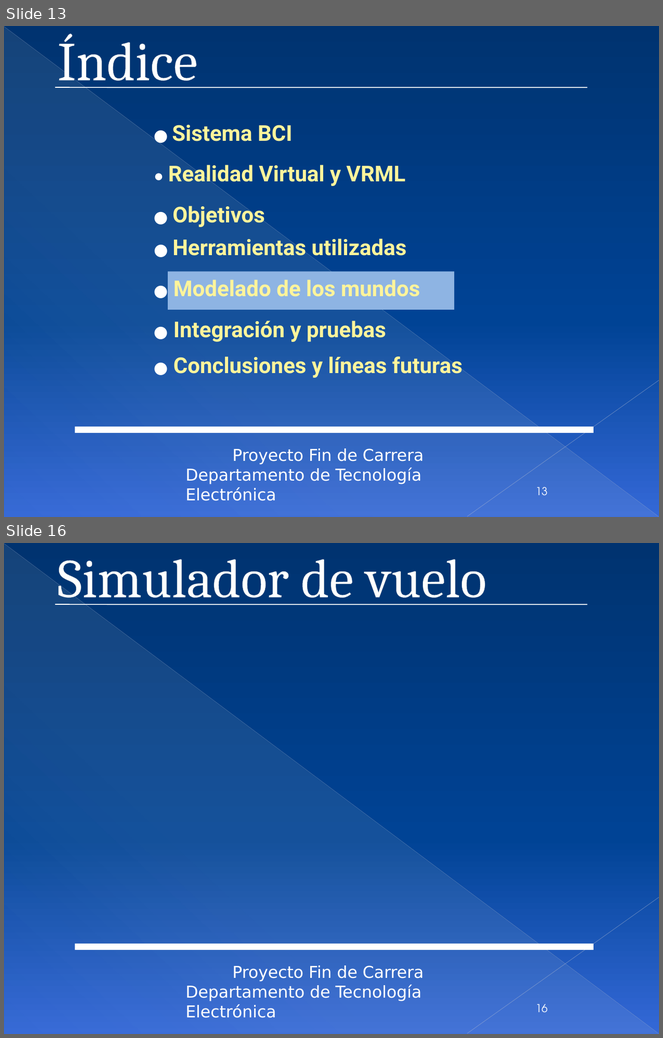
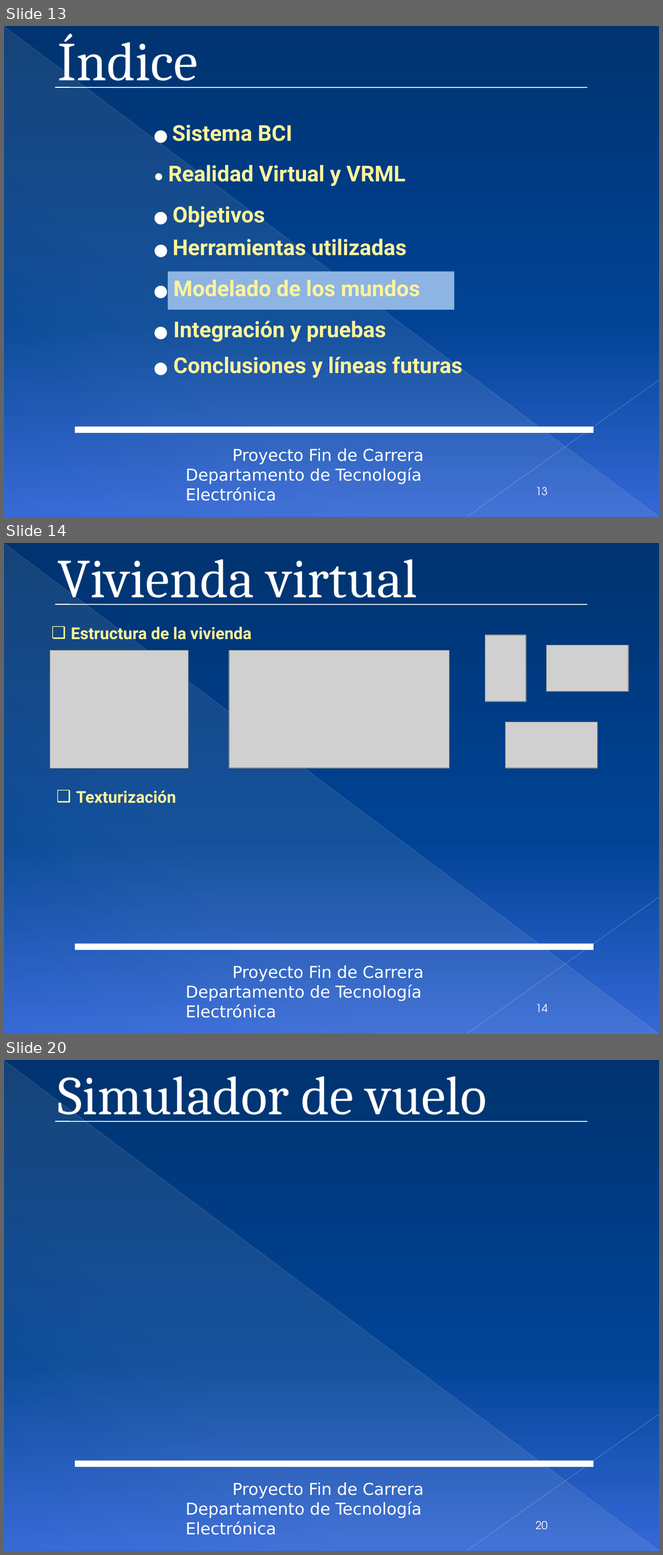
Before and after one commit to mjromper/test, a slide deck: DOCUMENTACION/presentacion/presentacionPFC27.pptx. Shown one above the other, each under a label of ours: slides 13 and 16 before the commit, slides 13, 14 and 20 after it; the slides between them are not shown. The pictures are 663x1038 and 663x1555 pixels, drawn with LibreOffice and Linux fonts; fonts in the diff are those of the drawing; grey boxes stand for pictures; background and template pictures are left out. Boxes give left, top, right and bottom in pixels: in the first picture for what was removed or moved away, otherwise in the second. Text is boxed around its words. In the diff, an @@ line names an element or a change of style, - is before the commit and + after.

```diff
--- a/DOCUMENTACION/presentacion/presentacionPFC27.pptx
+++ b/DOCUMENTACION/presentacion/presentacionPFC27.pptx
@@ slide 14 added at <box>4,543,659,1034</box>, background gradient #003371 to #004396 to #3566D7; not listed: 5 template elements that a slide beside it also shows @@
@@ title added at <box>58,559,417,609</box>, 60.3 pt, text #FFFFFF @@
+Vivienda virtual
@@ line added from (55, 604) to (588, 604), #FFFFFF 1 pt @@
@@ text added at <box>71,627,252,642</box>, 18 pt, text #FDF49B, bold @@
+❑ Estructura de la vivienda
@@ picture added at <box>485,636,526,702</box> @@
@@ picture added at <box>50,651,188,768</box> @@
@@ picture added at <box>229,651,450,768</box> @@
@@ picture added at <box>546,645,629,691</box> @@
@@ picture added at <box>506,722,598,768</box> @@
@@ text added at <box>76,791,176,804</box>, 18 pt, text #FDF49B, bold @@
+❑ Texturización
@@ page number added at <box>536,1004,548,1013</box>, 12 pt, text #FFFFFF @@
+14
@@ what was slide 16 is now slide 20 @@
@@ page number at <box>536,1521,548,1530</box>: text changed @@
-16
+20
```
Also in this commit, not shown: 10 slides changed, 4 other slides added, 1 slide removed.
